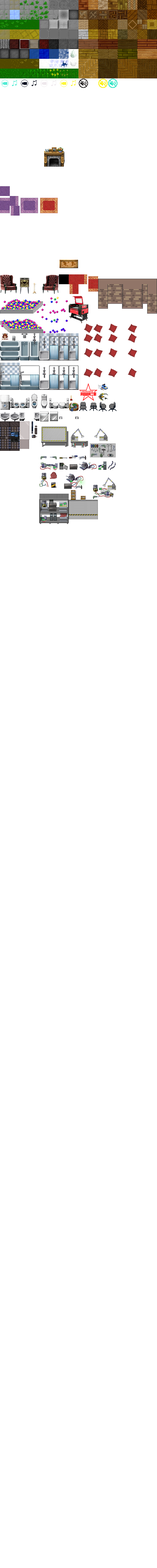
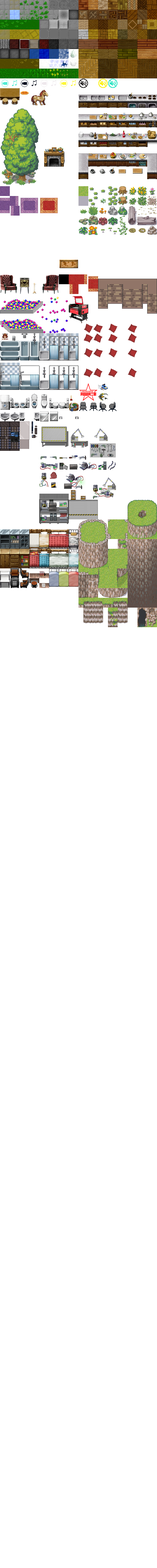
Comparing the layer stacks of the two 157 × 1568 images. Changes:
painted on "Background" over [0,88,157,628]
